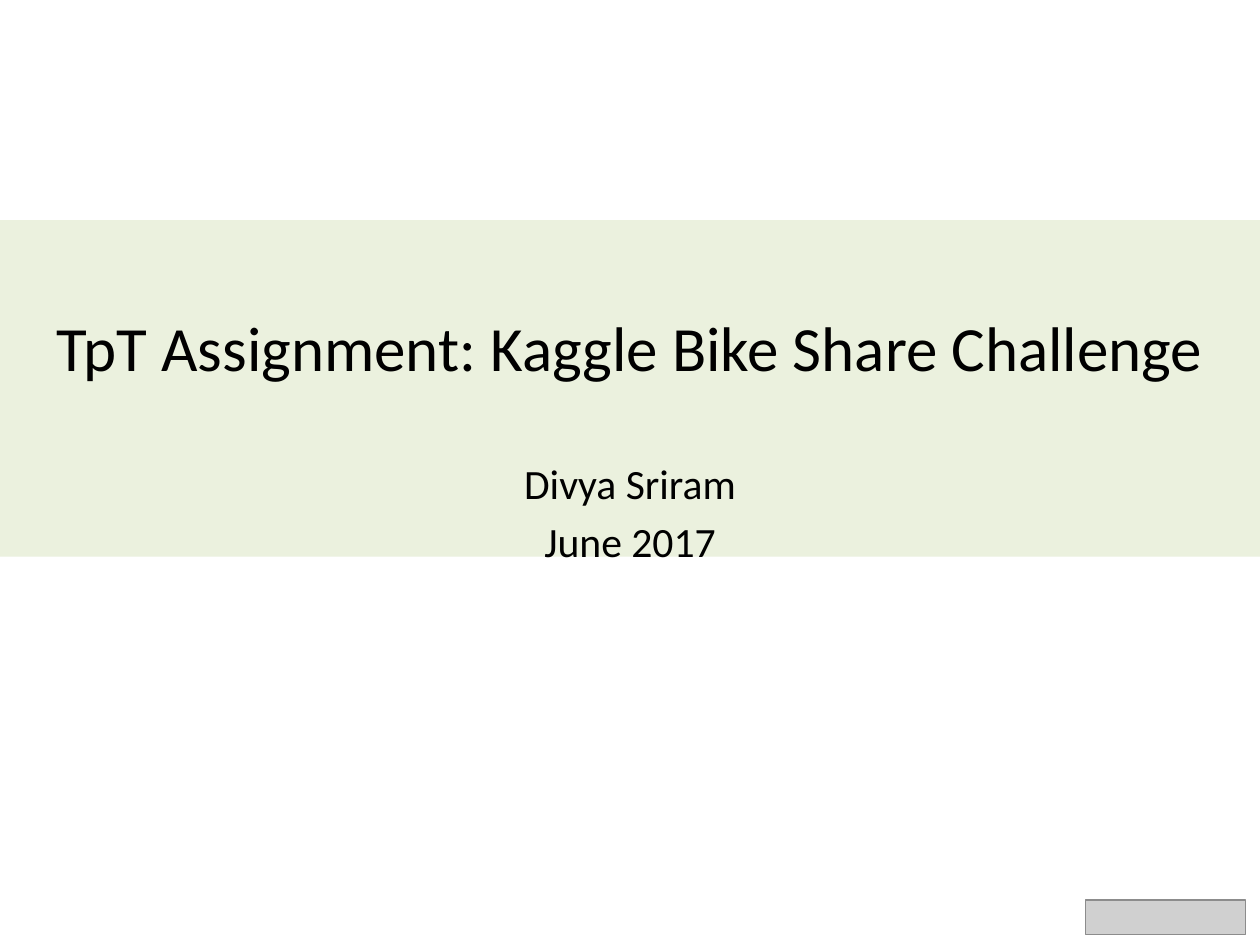
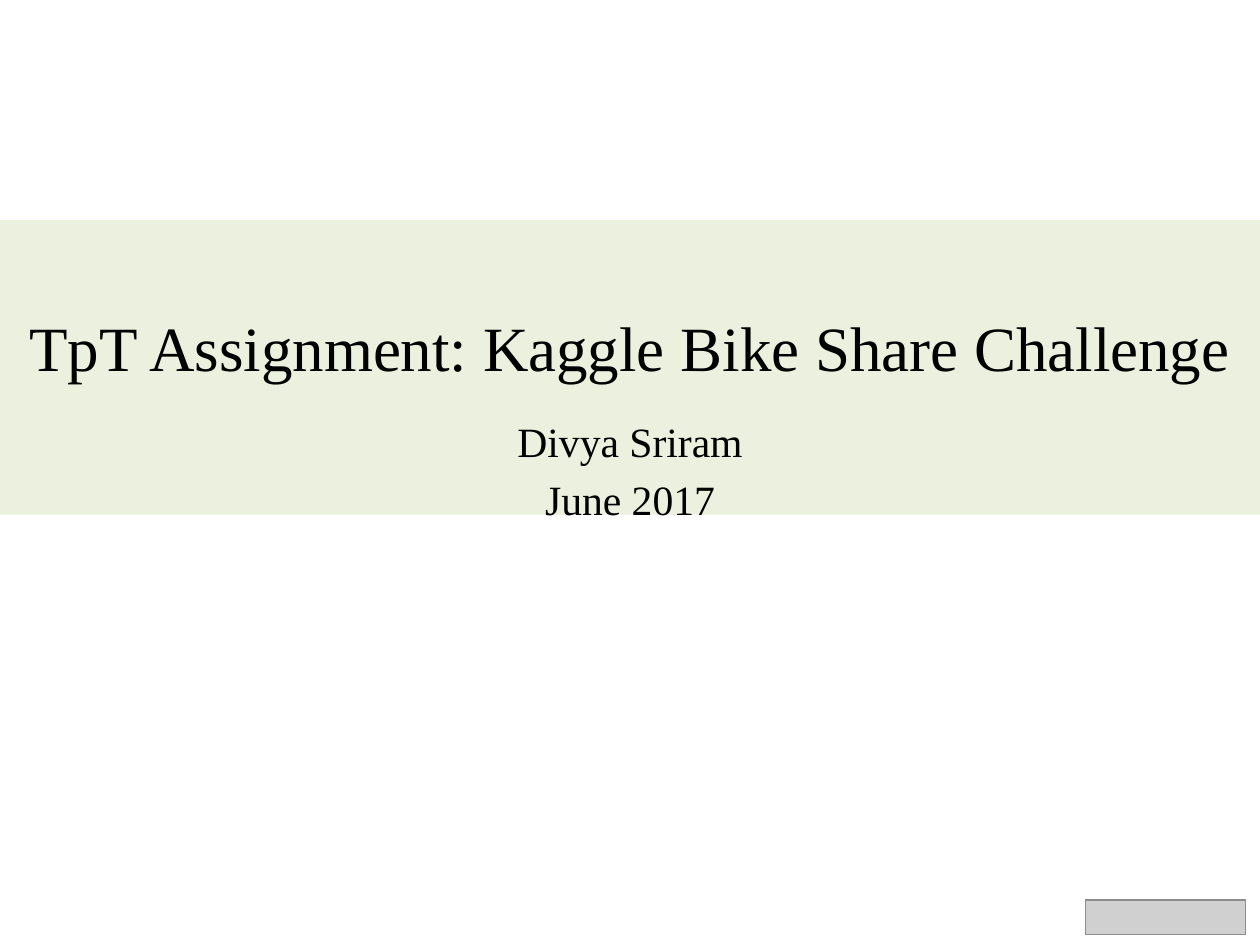
Before and after one commit to divyasriram22/TpT-BikeShareKaggle, a slide deck: slide 1 of DS_Kaggle_Bike_Share_Final_Presentation.pptx. Drawn at 1260x945 pixels with LibreOffice and Linux fonts; fonts in the diff are those of the drawing; grey boxes stand for pictures; background and template pictures are left out. Boxes give left, top, right and bottom in pixels: in the first picture for what was removed or moved away, otherwise in the second. Text is boxed around its words. In the diff, an @@ line names an element or a change of style, - is before the commit and + after.

```diff
--- a/DS_Kaggle_Bike_Share_Final_Presentation.pptx
+++ b/DS_Kaggle_Bike_Share_Final_Presentation.pptx
@@ title "TpT Assignment: Kaggle Bike Share ..." at (0,220,1260,472): font Calibri to Times New Roman @@
@@ subtitle "Divya Sriram" at (0,410,1260,514): font Calibri to Times New Roman @@
@@ subtitle "Divya Sriram": place and size @@
-subtitle "Divya Sriram" at (0,451,1260,556)
+subtitle "Divya Sriram" at (0,410,1260,514)
```
Also in this commit, not shown: 1 other slide changed, 21 slides added, 3 slides removed, 24 other files.
